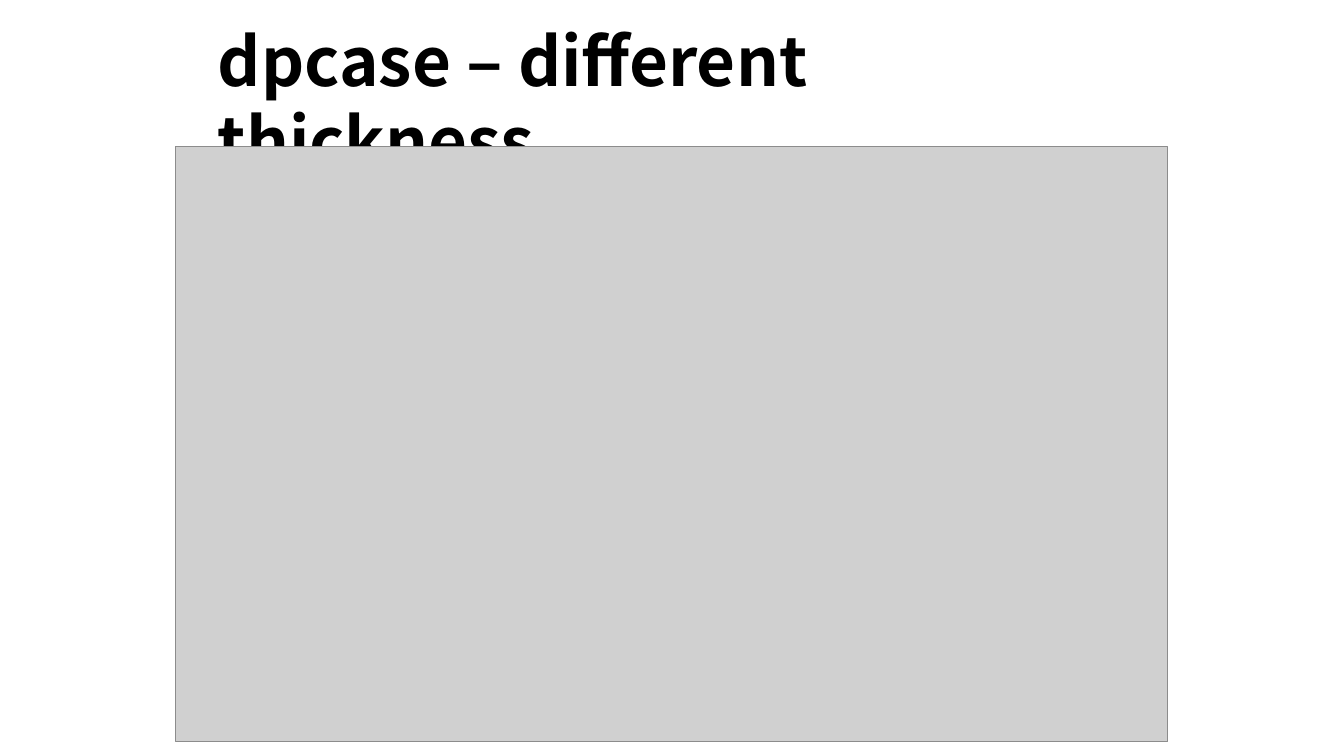
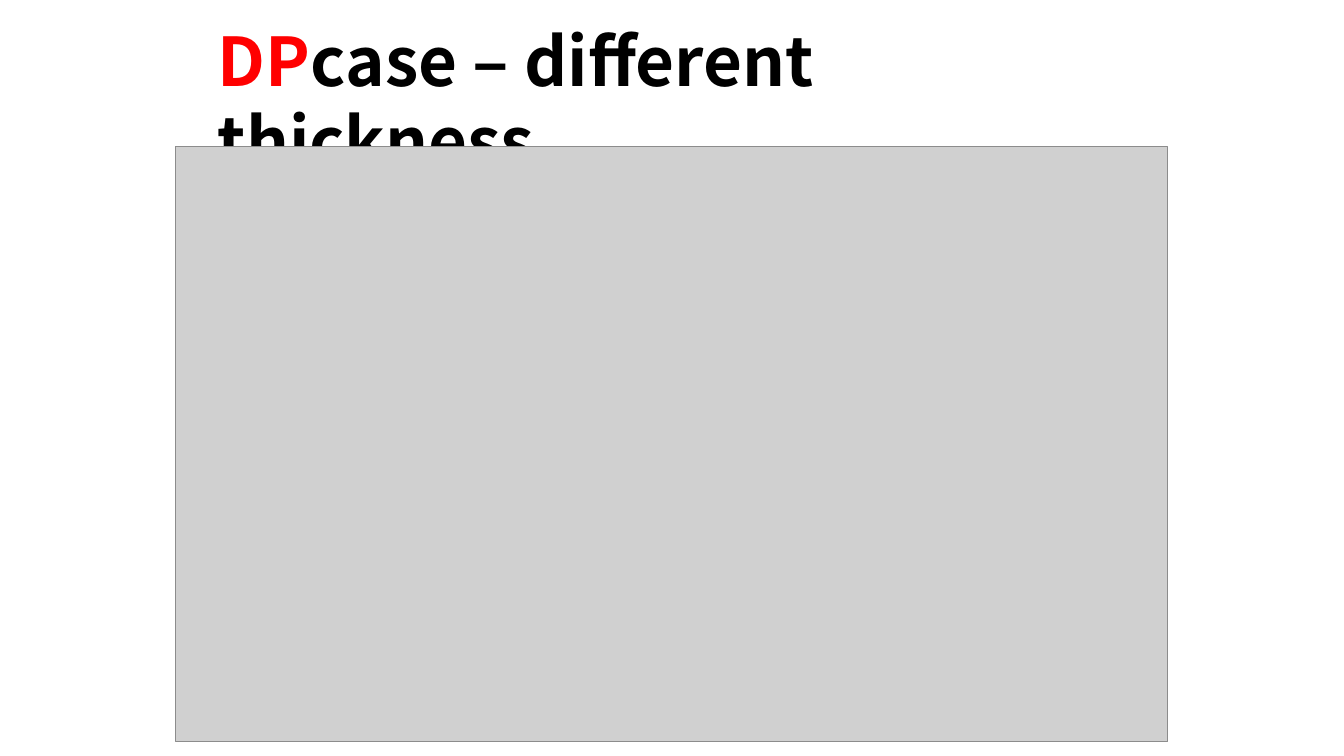
Before and after one commit to ominseo5/robotory_SoftFinger, a slide deck: slide 10 of LabLog.pptx. Drawn at 1344x756 pixels with LibreOffice and Linux fonts; fonts in the diff are those of the drawing; grey boxes stand for pictures. Boxes give left, top, right and bottom in pixels: in the first picture for what was removed or moved away, otherwise in the second. Text is boxed around its words. In the diff, an @@ line names an element or a change of style, - is before the commit and + after.

```diff
--- a/LabLog.pptx
+++ b/LabLog.pptx
@@ text at [218, 31, 813, 147]: text changed @@
-dpcase – different thickness
+DPcase – different thickness
```
Also in this commit, not shown: 14 other slides changed, 7 other files.
